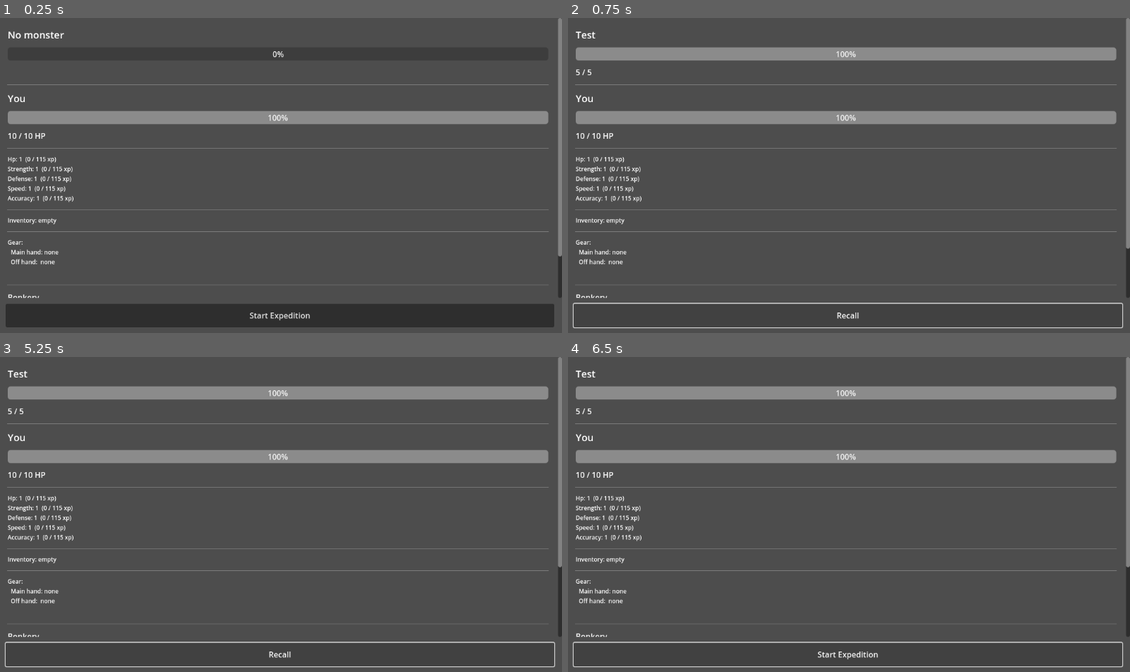
Above: before the commit, frames 1-4 (two rows, left to right).
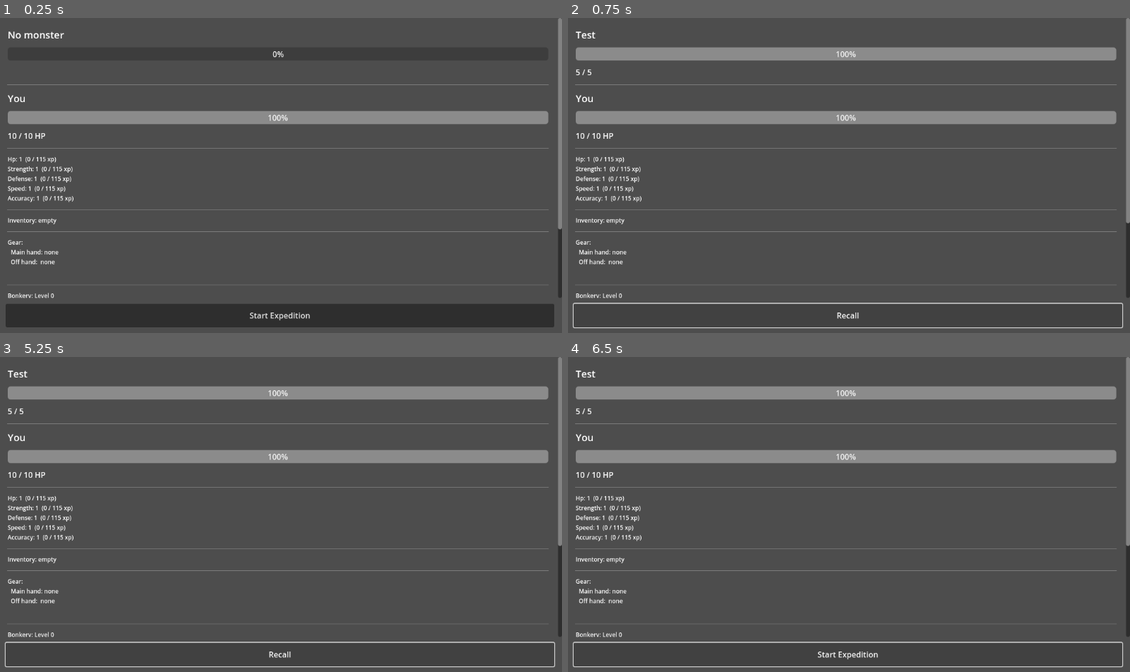
Above: after the commit, the same moments.

Repository: NicDoh/BONK
Game: Godot game, scene res://scenes/Main.tscn
The game is run twice, just before and just after one commit, with the same random seed, the same clock (stepped at 60 frames per second) and the same inputs.
Inputs (mouse positions are in pixels of both pictures, inside the frame that each line leads up to):
- Up to frame 1 (0.25 s): no input
- Up to frame 2 (0.75 s): click (843, 314) at 0.5 s, where only the run after the commit has a clickable "Upgrade Bonkery"
- Up to frame 3 (5.25 s): click "Recall" at 1.25 s; click "Start Expedition" at 2 s; click "Recall" at 2.75 s; click "Start Expedition" at 3.5 s; click (275, 653) at 4.25 s, where only the run after the commit has a clickable "Upgrade Bonkery"; click "Start Expedition" at 5 s
- Up to frame 4 (6.5 s): click "Recall" at 5.75 s

The runs differ from the first frame. In frame 1, 0.1% of the frame differs, in the area x 1-100%, y 66-90%; in frame 2, 0.1%; in frame 3, 0.1%; in frame 4, 0.1%.

Commit message:
Bygnings-upgrade system og Bonkery UI
Co-Authored-By: Claude Sonnet 4.6 <noreply@anthropic.com>

Diff:
--- /dev/null
+++ b/bonk/data/buildings/bonkery.tres
@@ -0,0 +1,10 @@
+[gd_resource type="Resource" script_class="BuildingData" load_steps=2 format=3 uid="uid://d0ooxxwogd1e6"]
+
+[ext_resource type="Script" uid="uid://bxyw47yjy7gt" path="res://resources/BuildingData.gd" id="1_3e46y"]
+
+[resource]
+script = ExtResource("1_3e46y")
+id = "bonkery"
+name = "Bonkery"
+max_level = 3
+upgrade_durations = Array[float]([10.0, 30.0, 60.0])
--- a/bonk/scenes/Main.gd
+++ b/bonk/scenes/Main.gd
@@ -15,6 +15,7 @@
 var craft_container: VBoxContainer
 
 var _recipes: Array[CraftingRecipe] = []
+var _building_label: Label
 
 var _log_lines: Array[String] = []
 const LOG_MAX := 6
@@ -109,6 +110,19 @@
 	_refresh_gear()
 
 	inner.add_child(HSeparator.new())
+
+	# Buildings
+	_building_label = Label.new()
+	_building_label.add_theme_font_size_override("font_size", 12)
+	inner.add_child(_building_label)
+
+	var upgrade_btn := Button.new()
+	upgrade_btn.text = "Upgrade Bonkery"
+	upgrade_btn.pressed.connect(_on_upgrade_bonkery)
+	inner.add_child(upgrade_btn)
+
+	inner.add_child(HSeparator.new())
+	_refresh_buildings()
 
 	# Crafting
 	var craft_title := Label.new()
@@ -159,6 +173,7 @@
 	EventBus.item_obtained.connect(func(_i, _q): _refresh_inventory(); _refresh_craft_ui())
 	EventBus.item_removed.connect(func(_i, _q): _refresh_inventory(); _refresh_craft_ui())
 	EventBus.item_crafted.connect(func(_r, _i): _refresh_inventory(); _refresh_gear(); _refresh_craft_ui())
+	EventBus.building_upgrade_completed.connect(func(_b, _l): _refresh_buildings(); _refresh_craft_ui())
 
 	_refresh_player_hp()
 
@@ -239,6 +254,25 @@
 		var needed := CharacterManager.xp_for_level(level + 1)
 		lines.append("%s: %d  (%.0f / %.0f xp)" % [stat.capitalize(), level, xp, needed])
 	stats_label.text = "\n".join(lines)
+
+func _refresh_buildings() -> void:
+	var level := CityManager.get_level("bonkery")
+	var upgrading := CityManager.is_upgrading("bonkery")
+	var text := "Bonkery: Level %d" % level
+	if upgrading:
+		text += "  (upgrading...)"
+	_building_label.text = text
+
+func _on_upgrade_bonkery() -> void:
+	var data := load("res://data/buildings/bonkery.tres") as BuildingData
+	if not data:
+		return
+	var cost: Array[CraftingIngredient] = []
+	if CityManager.start_upgrade("bonkery", data, cost):
+		_log("[color=lime]Bonkery upgrading![/color]")
+		_refresh_buildings()
+	else:
+		_log("[color=gray]Cannot upgrade Bonkery.[/color]")
 
 func _load_recipes() -> void:
 	var dir := DirAccess.open("res://data/recipes/")
